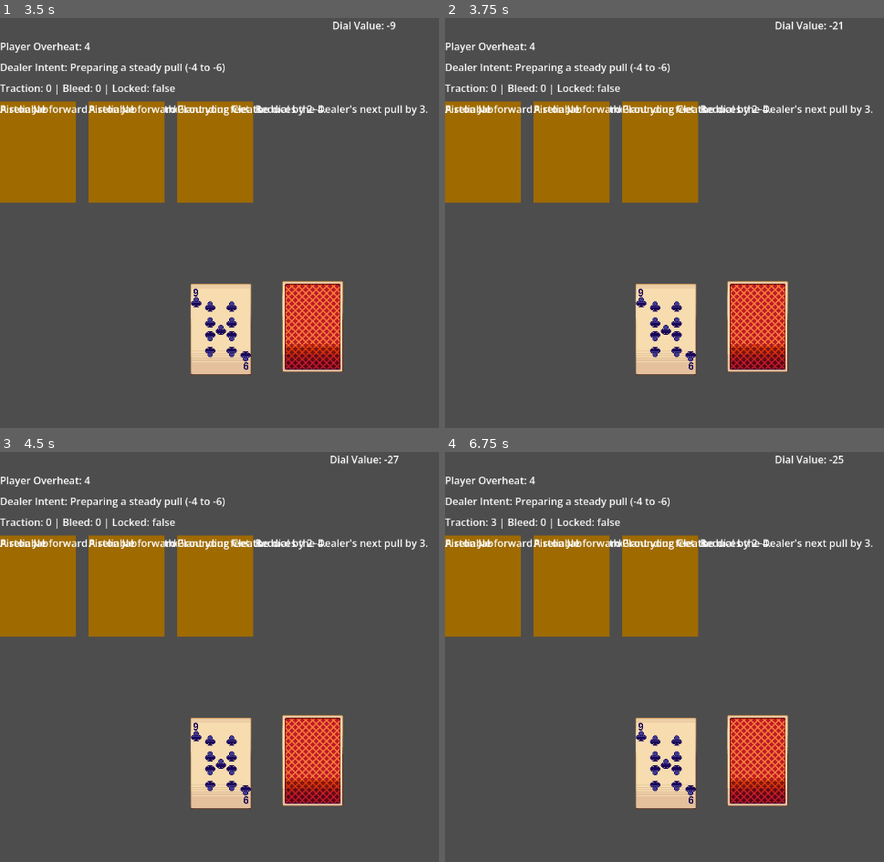
Above: before the commit, frames 1-4 (two rows, left to right).
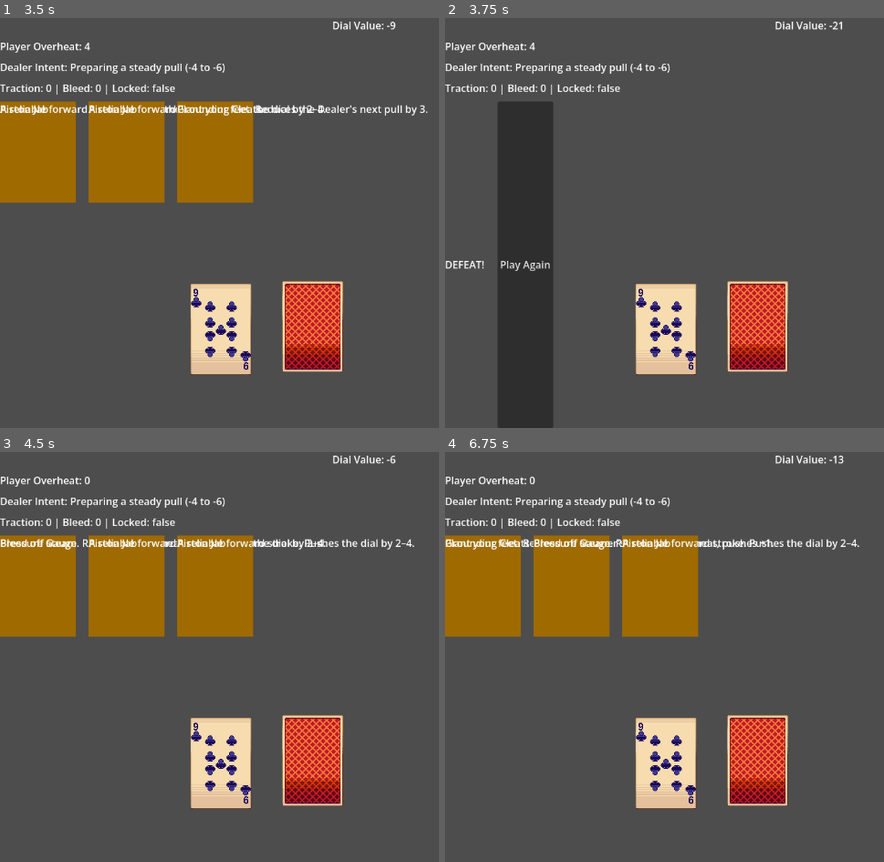
Above: after the commit, the same moments.

Repository: AdLgames/tugow
Game: Godot game, scene res://main.tscn
The game is run twice, just before and just after one commit, with the same random seed, the same clock (stepped at 60 frames per second) and the same inputs.
Inputs (mouse positions are in pixels of both pictures, inside the frame that each line leads up to):
- Up to frame 1 (3.5 s): tap Enter at 0.5, 2 s; move the mouse to (39, 264) at 0.52 s; click (39, 264) at 0.67 s; tap Space at 1.25, 2.75 s; move the mouse to (127, 264) at 1.27 s; click (127, 264) at 1.42 s; move the mouse to (39, 264) at 2.02 s; click (39, 264) at 2.17 s; move the mouse to (127, 264) at 2.77 s; click (127, 264) at 2.92 s
- Up to frame 2 (3.75 s): tap Enter at 3.5 s; move the mouse to (484, 264) at 3.52 s; click (484, 264) at 3.67 s
- Up to frame 3 (4.5 s): click (79, 698) at 4.25 s, where only the run after the commit has a clickable "Play Again"
- Up to frame 4 (6.75 s): tap Space at 5 s; move the mouse to (572, 698) at 5.02 s; click (572, 698) at 5.17 s; move the mouse to (660, 698) at 5.77 s; click (660, 698) at 5.92 s; move the mouse to (699, 554) at 6.52 s; click (699, 554) at 6.67 s

Frame 1 is identical in both runs. In frame 2, 21% of the frame differs, in the area x 0-98%, y 20-100%; in frame 3, 1.1%; in frame 4, 1.3%.

Commit message:
Fix core gameplay bugs and add game-over handling
- Add DELAY_PUSH handler with pending effects queue so windup_spring actually works
- Fix CONDITIONAL_PUSH triggering false bonus at dial 0 (0 % N is always 0)
- Add match_active flag to block card plays after game ends
- Add victory/defeat label and restart button on game over
- Remove unnecessary randomize() call (automatic in Godot 4)

Co-Authored-By: Claude Sonnet 4.6 <noreply@anthropic.com>
Claude-Session: https://claude.ai/code/session_01TWcZhCTjepdonkKqzq9x86

Diff:
--- a/game_manager.gd
+++ b/game_manager.gd
@@ -9,6 +9,8 @@
 var next_card_multiplier: float = 1.0
 
 var current_dealer_intent: Dictionary = {}
+var match_active: bool = false
+var pending_effects: Array[Dictionary] = []
 
 # --- DECK MANAGEMENT STATE ---
 var deck: Array[String] = []
@@ -32,9 +34,6 @@
 signal hand_drawn(fresh_cards: Array) # Fixed name alignment here
 signal game_over(winner) # Outputs "PLAYER" or "DEALER"
 
-func _ready() -> void:
-	randomize()
-
 func start_match() -> void:
 	# 1. Reset all the basic stats to zero
 	dial_value = 0
@@ -43,6 +42,8 @@
 	dealer_bleed = 0
 	dealer_is_locked = false
 	next_card_multiplier = 1.0
+	match_active = true
+	pending_effects.clear()
 
 	# 2. Tell the UI to update its basic displays
 	dial_changed.emit(dial_value)
@@ -55,6 +56,8 @@
 	draw_hand(3)
 
 func play_card(card_id: String) -> void:
+	if not match_active:
+		return
 	if not CardDatabase.CARDS.has(card_id):
 		push_error("Card ID not found in database: " + card_id)
 		return
@@ -97,7 +100,7 @@
 
 		"CONDITIONAL_PUSH":
 			var target_mod = card.get("target_mod", 1)
-			if dial_value % target_mod == 0:
+			if dial_value != 0 and dial_value % target_mod == 0:
 				var bonus = card.get("bonus_val", 0)
 				print("Sweet Spot Hit! Bonus +", bonus)
 				move_dial(resolved_value + bonus)
@@ -112,6 +115,17 @@
 				print("Precision Placement! Bonus +", bonus)
 				move_dial(bonus)
 
+		"DELAY_PUSH":
+			var delay = card.get("delay_turns", 1)
+			pending_effects.append({
+				"action": "PUSH",
+				"base_val": card.base_val,
+				"variance": card.variance,
+				"turns_left": delay,
+				"name": card.name
+			})
+			print("Winding up: ", card.name, " fires in ", delay, " turn(s).")
+
 		"BLEED":
 			dealer_bleed += card.get("stacks", 0)
 			status_changed.emit(dealer_traction, dealer_bleed, dealer_is_locked)
@@ -199,8 +213,24 @@
 
 func start_new_round() -> void:
 	print("--- STARTING NEW ROUND ---")
+	resolve_pending_effects()
+	if check_win_condition(): return
 	prepare_next_dealer_intent()
 	draw_hand(3)
+
+func resolve_pending_effects() -> void:
+	var still_pending: Array[Dictionary] = []
+	for effect in pending_effects:
+		effect.turns_left -= 1
+		if effect.turns_left <= 0:
+			var roll: int = effect.base_val
+			if effect.variance > 0:
+				roll += randi_range(-effect.variance, effect.variance)
+			print("Delayed effect triggers: ", effect.name, " for +", roll)
+			move_dial(roll)
+		else:
+			still_pending.append(effect)
+	pending_effects = still_pending
 
 func prepare_next_dealer_intent() -> void:
 	current_dealer_intent = DealerAI.select_next_move(dial_value)
@@ -208,9 +238,11 @@
 
 func check_win_condition() -> bool:
 	if dial_value >= 21:
+		match_active = false
 		game_over.emit("PLAYER")
 		return true
 	elif dial_value <= -21:
+		match_active = false
 		game_over.emit("DEALER")
 		return true
 	return false
--- a/main.gd
+++ b/main.gd
@@ -59,7 +59,17 @@
 
 
 func _on_game_over(winner: String) -> void:
-	if winner == "PLAYER":
-		print("UI Display: Victory Screen Displayed!")
-	else:
-		print("UI Display: Defeat Screen Displayed!")
+	for child in hand_container.get_children():
+		child.queue_free()
+
+	var label = Label.new()
+	label.text = "VICTORY!" if winner == "PLAYER" else "DEFEAT!"
+	hand_container.add_child(label)
+
+	var restart_btn = Button.new()
+	restart_btn.text = "Play Again"
+	restart_btn.pressed.connect(_on_restart_pressed)
+	hand_container.add_child(restart_btn)
+
+func _on_restart_pressed() -> void:
+	GameManager.start_match()
